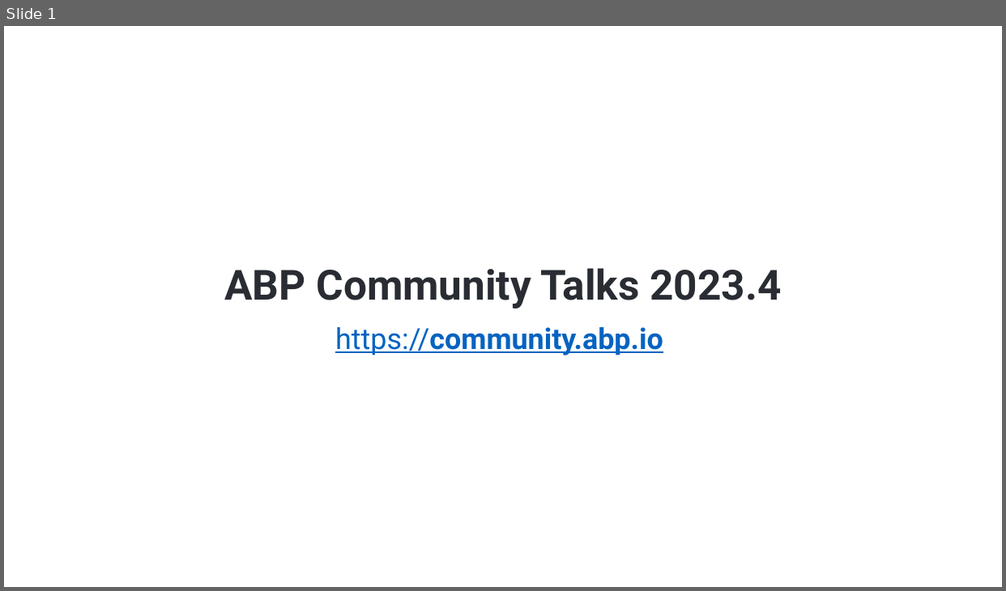
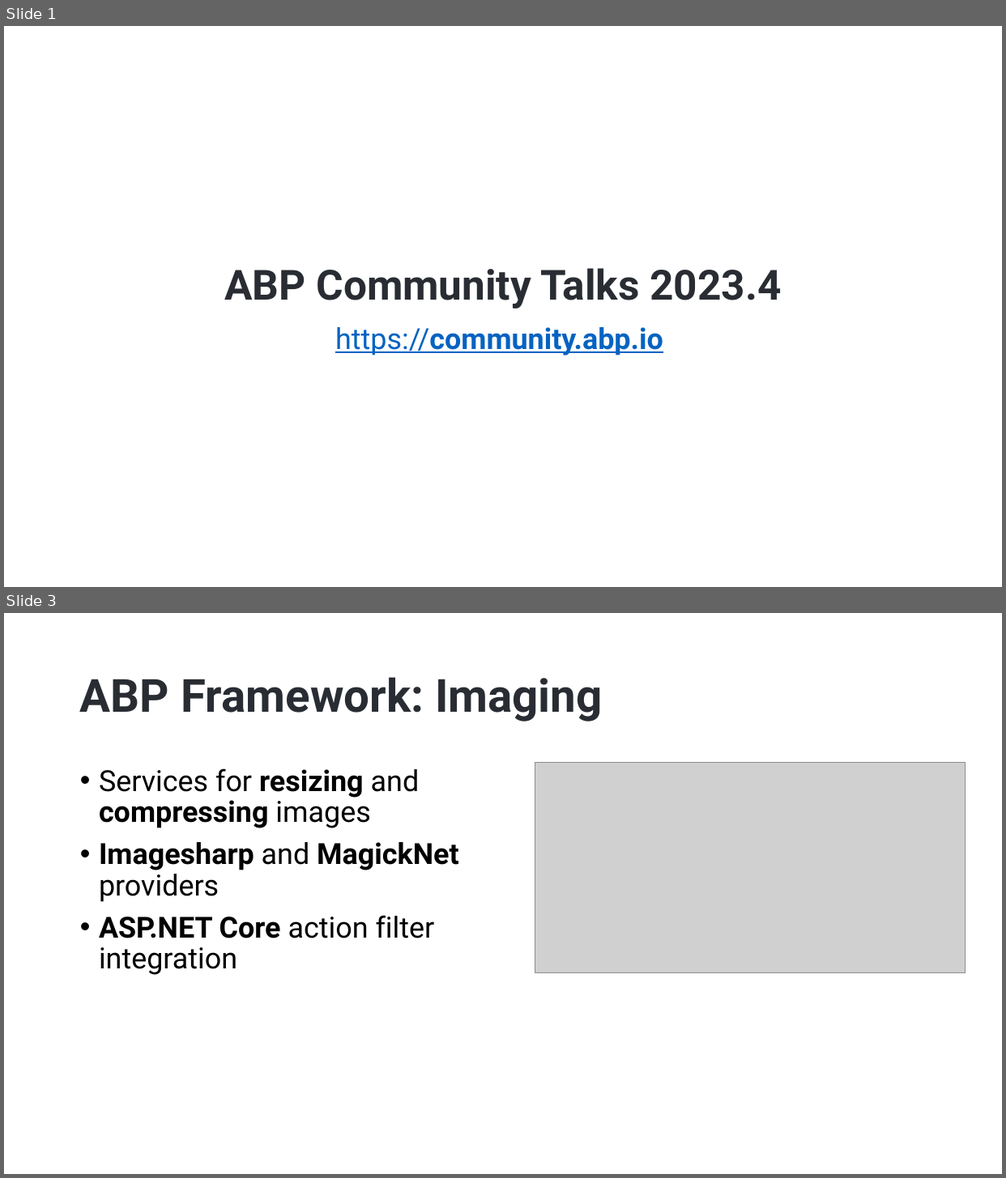
Before and after one commit to hikalkan/presentations, a slide deck: 2023-05-30 ABP Community Talks 2023.4/ABP Comm Talks 2023.4.pptx. Shown one above the other, each under a label of ours: slide 1 before the commit, slides 1 and 3 after it; the slides between them are not shown. The pictures are 1006x591 and 1006x1178 pixels, drawn with LibreOffice and Linux fonts; fonts in the diff are those of the drawing; grey boxes stand for pictures; background and template pictures are left out. Boxes give left, top, right and bottom in pixels: in the first picture for what was removed or moved away, otherwise in the second. Text is boxed around its words. In the diff, an @@ line names an element or a change of style, - is before the commit and + after.

```diff
--- a/2023-05-30 ABP Community Talks 2023.4/ABP Comm Talks 2023.4.pptx
+++ b/2023-05-30 ABP Community Talks 2023.4/ABP Comm Talks 2023.4.pptx
@@ slide 3 added at [4, 613, 1002, 1174], background picture (left out) @@
@@ title added at [80, 677, 603, 722], 44 pt, text #292D33, bold @@
+ABP Framework: Imaging
@@ text added at [99, 769, 458, 975], 28 pt, text #000000 @@
+• Services for resizing and compressing images
+• Imagesharp and MagickNet providers
+• ASP.NET Core action filter integration
@@ picture added at [535, 763, 966, 973] @@
```
Also in this commit, not shown: 1 slide changed, 12 other slides added, 7 slides removed.
